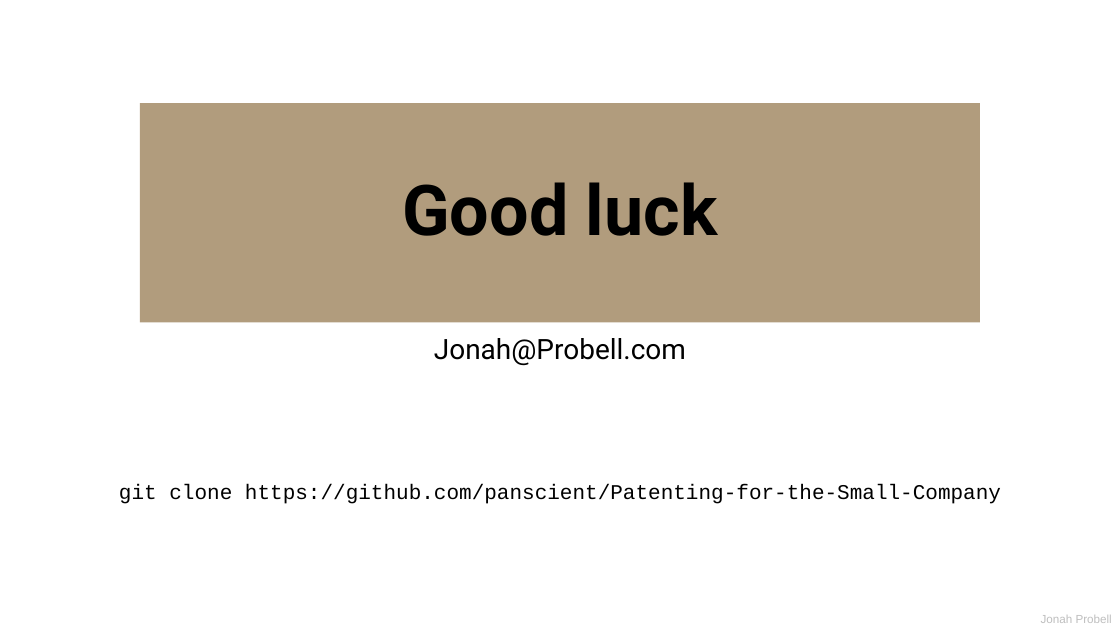
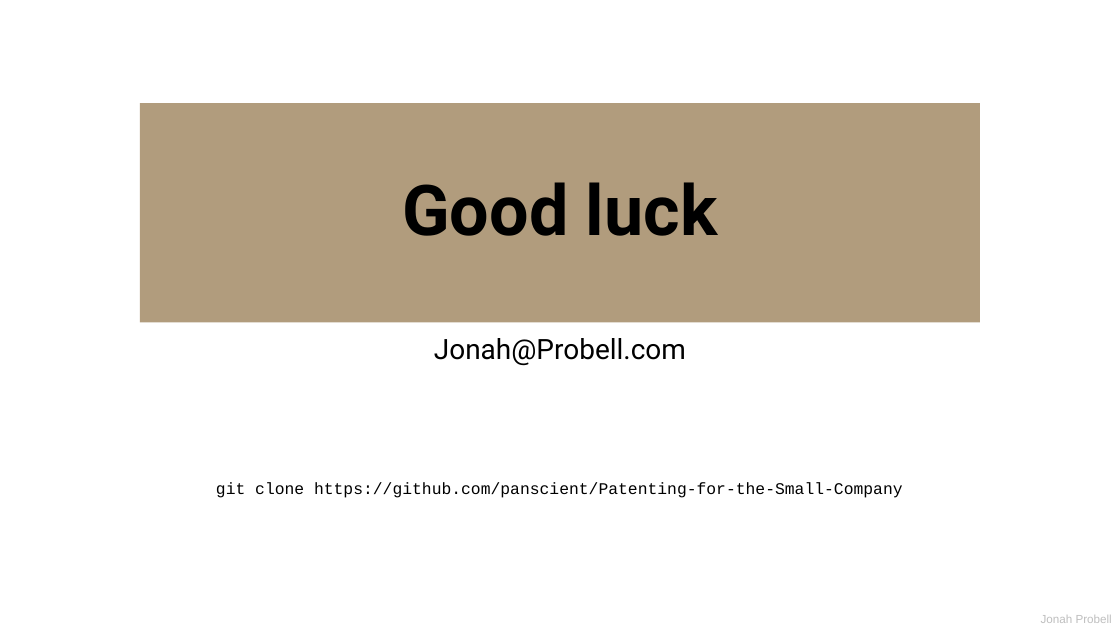
Before and after one commit to panscient/Patenting-for-the-Small-Company, a slide deck: slide 13 of Patenting option evaluation.pptx. Drawn at 1120x630 pixels with LibreOffice and Linux fonts; fonts in the diff are those of the drawing. Boxes give left, top, right and bottom in pixels: in the first picture for what was removed or moved away, otherwise in the second. Text is boxed around its words. In the diff, an @@ line names an element or a change of style, - is before the commit and + after.

```diff
--- a/Patenting option evaluation.pptx
+++ b/Patenting option evaluation.pptx
@@ text "git clone https://github.com/panscient/Patenting-for-the-Sma ...": place and size @@
-text "git clone https://github.com/panscient/Patenting-for-the-Sma ..." at [119,484,1001,504]
+text "git clone https://github.com/panscient/Patenting-for-the-Sma ..." at [216,482,903,498]
@@ text "git clone https://github.com/panscient/Patenting-for-the-Sma ..." at [216,482,903,498]: size 18 to 14 pt @@
```
